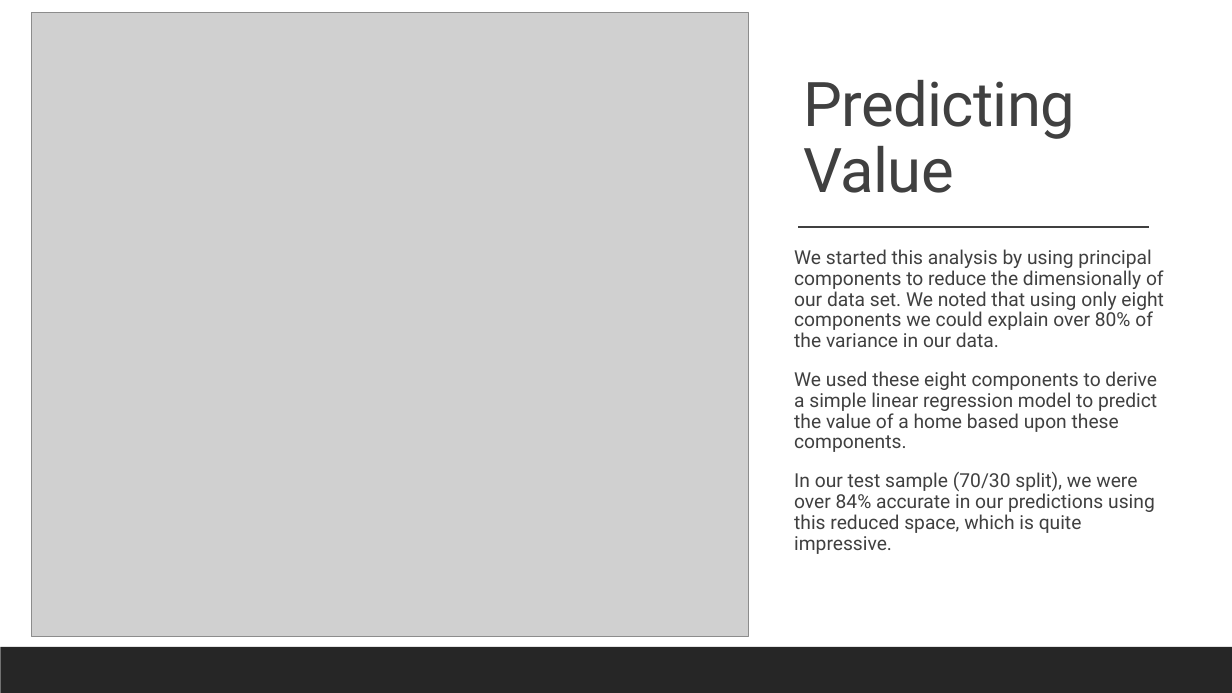
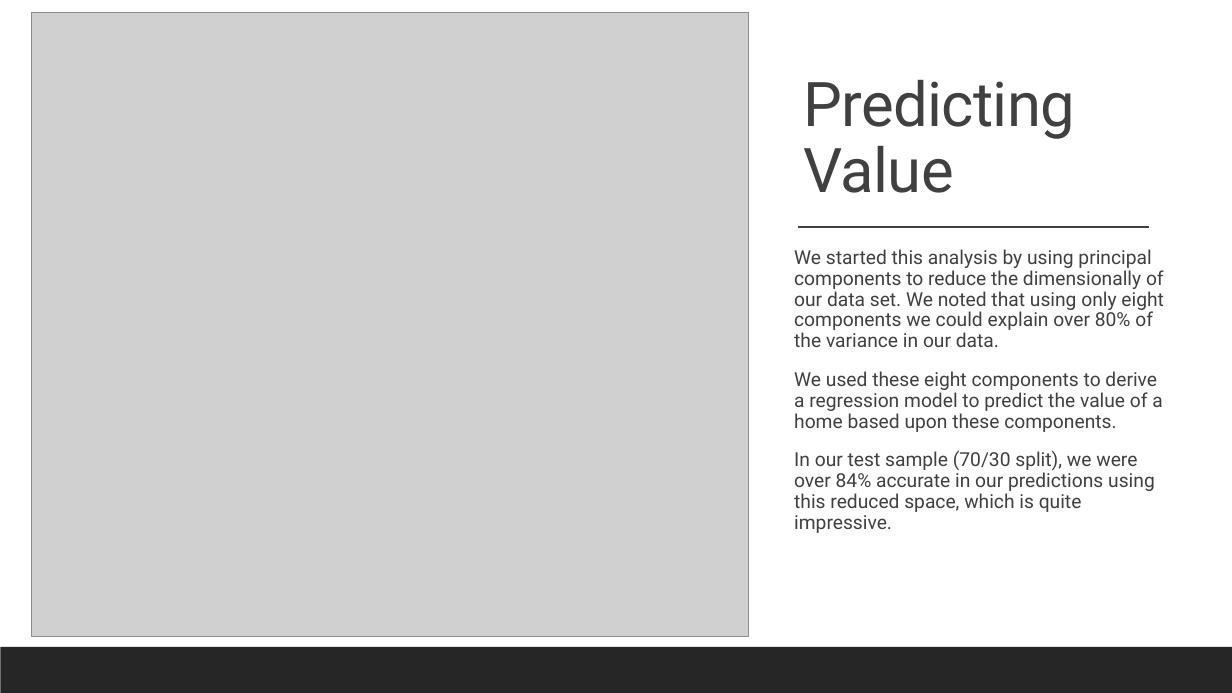
Before and after one commit to anhnguyendepocen/MSDS-Unsupervised-Learning, a slide deck: slide 14 of Project/UL Project.pptx. Drawn at 1232x693 pixels with LibreOffice and Linux fonts; fonts in the diff are those of the drawing; grey boxes stand for pictures. Boxes give left, top, right and bottom in pixels: in the first picture for what was removed or moved away, otherwise in the second. Text is boxed around its words. In the diff, an @@ line names an element or a change of style, - is before the commit and + after.

```diff
--- a/Project/UL Project.pptx
+++ b/Project/UL Project.pptx
@@ text at <box>794,371,1162,432</box>: text changed @@
-We used these eight components to derive a simple linear regression model to predict the value of a home based upon these components.
+We used these eight components to derive a regression model to predict the value of a home based upon these components.
```
Also in this commit, not shown: 1 other file.
